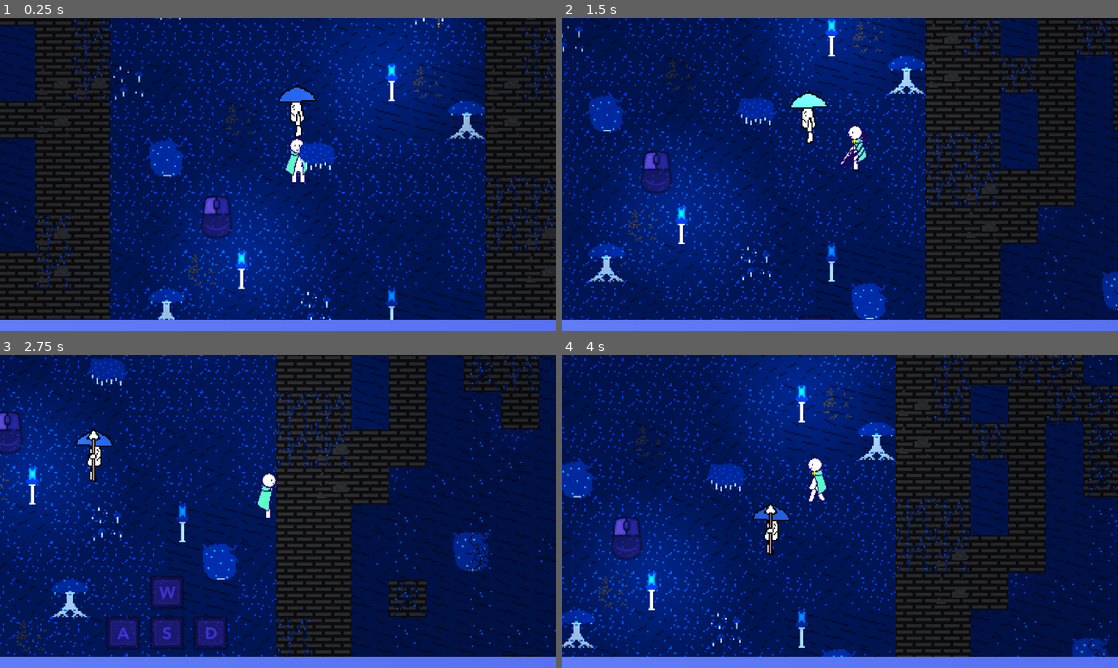
Above: before the commit, frames 1-4 (two rows, left to right).
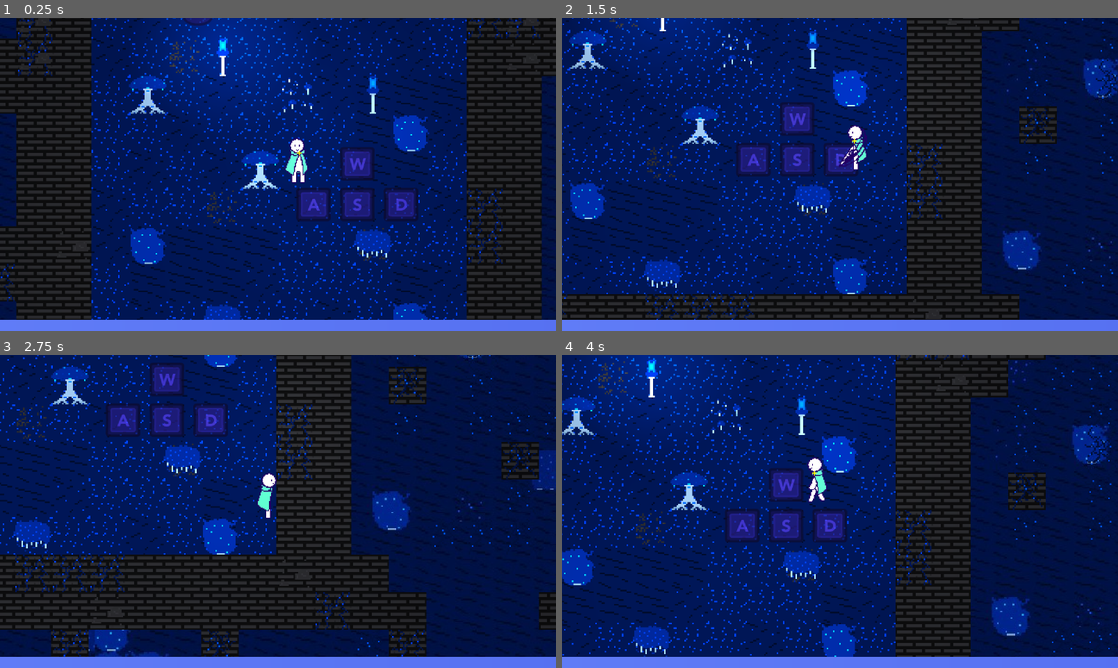
Above: after the commit, the same moments.

Repository: TerryTimes/Gratadica-demo
Game: Godot game, scene res://Scenes/Main Scenes/main.tscn
Same seed, same stepped clock (60 frames per second), same inputs: the game is played once before the commit and once after it. The engine's default icon, where the game draws it, is replaced by a stand-in: a white triangle on a blue panel in a dark square. Sound files missing from this copy of the repository are replaced by a short silence.
Inputs (mouse positions are in pixels of both pictures, inside the frame that each line leads up to):
- Up to frame 1 (0.25 s): no input
- Up to frame 2 (1.5 s): move the mouse to (962, 158) at 0.52 s; hold D (right) 0.53-1.28 s; click (962, 158) at 0.6 s; move the mouse to (728, 190) at 1.27 s; hold S (down) from 1.28 s (still down); click (728, 190) at 1.35 s
- Up to frame 3 (2.75 s): move the mouse to (333, 442) at 2.02 s; release S (down) at 2.03 s; hold D (right) from 2.03 s (still down); click (333, 442) at 2.1 s
- Up to frame 4 (4 s): move the mouse to (812, 574) at 2.77 s; release D (right) at 2.78 s; hold W (up) 2.78-3.53 s; click (812, 574) at 2.85 s; move the mouse to (1006, 558) at 3.52 s; hold A (left) from 3.53 s (still down); click (1006, 558) at 3.6 s

The runs differ from the first frame. In frame 1, 41% of the frame differs, in the area x 0-100%, y 0-97%; in frame 2, 43%; in frame 3, 40%; in frame 4, 38%.

Commit message:
spore spawn enemy added

Diff:
--- /dev/null
+++ b/Scenes/Entities/Enemies/sporespawn.tscn
@@ -0,0 +1,187 @@
+[gd_scene load_steps=26 format=3 uid="uid://t1rw7ys6yrl8"]
+
+[ext_resource type="Script" path="res://Resources/EnemyAI/base_enemy.gd" id="1_a8q0w"]
+[ext_resource type="Texture2D" uid="uid://2pju5uhhxyse" path="res://Assets/Enemies/sporespawn/Spore spawn left/Spore spawn smek left-1.png.png" id="2_t1exh"]
+[ext_resource type="Texture2D" uid="uid://b3b6vjidx8b3q" path="res://Assets/Enemies/sporespawn/Spore spawn left/Spore spawn smek left-2.png.png" id="3_crbqv"]
+[ext_resource type="Texture2D" uid="uid://bbxgwa7f5cfdb" path="res://Assets/Enemies/sporespawn/Spore spawn left/Spore spawn smek left-3.png.png" id="4_mhehd"]
+[ext_resource type="Texture2D" uid="uid://bqme5v8c23aht" path="res://Assets/Enemies/sporespawn/Spore spawn left/Spore spawn smek left-4.png.png" id="5_khhya"]
+[ext_resource type="Texture2D" uid="uid://bpvgydvbl1kvv" path="res://Assets/Enemies/sporespawn/Spore spawn right/Spore spawn smek right-1.png.png" id="6_2hado"]
+[ext_resource type="Texture2D" uid="uid://b1k3owt38hltq" path="res://Assets/Enemies/sporespawn/Spore spawn right/Spore spawn smek right-2.png.png" id="7_338yu"]
+[ext_resource type="Texture2D" uid="uid://bdxlv532cpw34" path="res://Assets/Enemies/sporespawn/Spore spawn right/Spore spawn smek right-3.png.png" id="8_0811p"]
+[ext_resource type="Texture2D" uid="uid://b6m38s2fkrx1d" path="res://Assets/Enemies/sporespawn/Spore spawn right/Spore spawn smek right-4.png.png" id="9_dssi8"]
+[ext_resource type="Texture2D" uid="uid://dghgovdpbihq5" path="res://Assets/Enemies/sporespawn/Spore spawn idle/Spore spawn idle0.png" id="9_jk23x"]
+[ext_resource type="Texture2D" uid="uid://deiq8yswprdru" path="res://Assets/Enemies/sporespawn/Spore spawn idle/Spore spawn idle1.png" id="10_m827s"]
+[ext_resource type="Texture2D" uid="uid://brheerqlouajf" path="res://Assets/Enemies/sporespawn/Spore spawn idle/Spore spawn idle2.png" id="11_gkxk8"]
+[ext_resource type="Texture2D" uid="uid://dyhbpmudlooni" path="res://Assets/Enemies/sporespawn/Spore spawn idle/Spore spawn idle3.png" id="12_piabk"]
+[ext_resource type="AudioStream" uid="uid://cbqovrnx3w0ej" path="res://Assets/Audio/SFX/alert.mp3" id="13_srj1g"]
+[ext_resource type="Texture2D" uid="uid://b1dsrgtd7ct45" path="res://Assets/Enemies/sporespawn/Spore spawn left/Spore Spawn Left_0.png" id="14_goh02"]
+[ext_resource type="Texture2D" uid="uid://vn3rwub1d741" path="res://Assets/Enemies/sporespawn/Spore spawn left/Spore Spawn Left_1.png" id="15_bj3sh"]
+[ext_resource type="Texture2D" uid="uid://xaurj00h65te" path="res://Assets/Enemies/sporespawn/Spore spawn left/Spore Spawn Left_2.png" id="16_rfcdj"]
+[ext_resource type="Texture2D" uid="uid://bdq100hjr1klm" path="res://Assets/Enemies/sporespawn/Spore spawn left/Spore Spawn Left_3.png" id="17_3i2dh"]
+[ext_resource type="Texture2D" uid="uid://b8qolxhhul5uu" path="res://Assets/Enemies/sporespawn/Spore spawn right/Spore Spawn Right-1.png.png" id="18_7grq5"]
+[ext_resource type="Texture2D" uid="uid://dfx0xp0bh71pr" path="res://Assets/Enemies/sporespawn/Spore spawn right/Spore Spawn Right-2.png.png" id="19_8lyus"]
+[ext_resource type="Texture2D" uid="uid://dffb2wwuajj0s" path="res://Assets/Enemies/sporespawn/Spore spawn right/Spore Spawn Right-3.png.png" id="20_i32x2"]
+[ext_resource type="Texture2D" uid="uid://d12svie4n3nhm" path="res://Assets/Enemies/sporespawn/Spore spawn right/Spore Spawn Right-4.png.png" id="21_jwm66"]
+
+[sub_resource type="CircleShape2D" id="CircleShape2D_n71su"]
+radius = 3.0
+
+[sub_resource type="RectangleShape2D" id="RectangleShape2D_t6mc7"]
+size = Vector2(36.3534, 30.573)
+
+[sub_resource type="SpriteFrames" id="SpriteFrames_svnq5"]
+animations = [{
+"frames": [{
+"duration": 1.0,
+"texture": ExtResource("2_t1exh")
+}, {
+"duration": 1.0,
+"texture": ExtResource("3_crbqv")
+}, {
+"duration": 1.0,
+"texture": ExtResource("4_mhehd")
+}, {
+"duration": 1.0,
+"texture": ExtResource("5_khhya")
+}],
+"loop": false,
+"name": &"attack-left",
+"speed": 10.0
+}, {
+"frames": [{
+"duration": 1.0,
+"texture": ExtResource("6_2hado")
+}, {
+"duration": 1.0,
+"texture": ExtResource("7_338yu")
+}, {
+"duration": 1.0,
+"texture": ExtResource("8_0811p")
+}, {
+"duration": 1.0,
+"texture": ExtResource("9_dssi8")
+}],
+"loop": false,
+"name": &"attack-right",
+"speed": 10.0
+}, {
+"frames": [{
+"duration": 1.0,
+"texture": ExtResource("9_jk23x")
+}, {
+"duration": 1.0,
+"texture": ExtResource("10_m827s")
+}, {
+"duration": 1.0,
+"texture": ExtResource("11_gkxk8")
+}, {
+"duration": 1.0,
+"texture": ExtResource("12_piabk")
+}],
+"loop": true,
+"name": &"idle",
+"speed": 5.0
+}, {
+"frames": [{
+"duration": 1.0,
+"texture": ExtResource("14_goh02")
+}, {
+"duration": 1.0,
+"texture": ExtResource("15_bj3sh")
+}, {
+"duration": 1.0,
+"texture": ExtResource("16_rfcdj")
+}, {
+"duration": 1.0,
+"texture": ExtResource("17_3i2dh")
+}, {
+"duration": 1.0,
+"texture": ExtResource("16_rfcdj")
+}, {
+"duration": 1.0,
+"texture": ExtResource("15_bj3sh")
+}],
+"loop": true,
+"name": &"move-left",
+"speed": 10.0
+}, {
+"frames": [{
+"duration": 1.0,
+"texture": ExtResource("18_7grq5")
+}, {
+"duration": 1.0,
+"texture": ExtResource("19_8lyus")
+}, {
+"duration": 1.0,
+"texture": ExtResource("20_i32x2")
+}, {
+"duration": 1.0,
+"texture": ExtResource("21_jwm66")
+}, {
+"duration": 1.0,
+"texture": ExtResource("20_i32x2")
+}, {
+"duration": 1.0,
+"texture": ExtResource("19_8lyus")
+}],
+"loop": true,
+"name": &"move-right",
+"speed": 10.0
+}]
+
+[node name="Enemy" type="CharacterBody2D" groups=["Enemies"]]
+rotation = 0.0011746
+scale = Vector2(1, 0.997814)
+collision_layer = 2
+collision_mask = 3
+motion_mode = 1
+slide_on_ceiling = false
+wall_min_slide_angle = 0.0
+safe_margin = 0.04
+script = ExtResource("1_a8q0w")
+speed = 50
+health = 10
+kb_resistance = 0.6
+stop_distance = 0.2
+aggression_radius = 50
+damage = 3
+attack_cooldown = 0.4
+
+[node name="CollisionShape2D" type="CollisionShape2D" parent="."]
+position = Vector2(-0.0046984, -4.00876)
+shape = SubResource("CircleShape2D_n71su")
+
+[node name="NavigationAgent2D" type="NavigationAgent2D" parent="."]
+path_desired_distance = 140.0
+target_desired_distance = 111.91
+radius = 67.32
+
+[node name="AttackHitbox" type="Area2D" parent="."]
+
+[node name="CollisionShape2D" type="CollisionShape2D" parent="AttackHitbox"]
+position = Vector2(-0.00528553, -5.01095)
+scale = Vector2(0.220094, 0.3)
+shape = SubResource("RectangleShape2D_t6mc7")
+debug_color = Color(0.894118, 0.290196, 0.352941, 0.419608)
+
+[node name="Timers" type="Node" parent="."]
+
+[node name="PathTimer" type="Timer" parent="Timers"]
+wait_time = 0.147
+autostart = true
+
+[node name="AttackTimer" type="Timer" parent="Timers"]
+one_shot = true
+
+[node name="AnimatedSprite2D" type="AnimatedSprite2D" parent="."]
+position = Vector2(-0.0046984, -4.00876)
+scale = Vector2(0.05, 0.05)
+sprite_frames = SubResource("SpriteFrames_svnq5")
+animation = &"attack-left"
+frame = 3
+frame_progress = 1.0
+
+[node name="Alert" type="AudioStreamPlayer2D" parent="."]
+stream = ExtResource("13_srj1g")
+
+[connection signal="timeout" from="Timers/PathTimer" to="." method="_on_path_timer_timeout"]
--- a/Scenes/Main Scenes/main.tscn
+++ b/Scenes/Main Scenes/main.tscn
@@ -635,7 +635,7 @@
 [node name="hud" parent="." instance=ExtResource("5_ew4ic")]
 
 [node name="Player" parent="." groups=["player"] instance=ExtResource("1_y74ln")]
-position = Vector2(-2, -56)
+position = Vector2(4, 12)
 speed = 50
 
 [connection signal="timeout" from="EnemyManager/Timers/SpawnEnemy" to="EnemyManager" method="_on_spawn_enemy_timeout"]
Binary file added: Assets/Enemies/sporespawn/Spore spawn down/Spore spawn down-1.png.png
Not shown, added: Assets/Enemies/sporespawn/Spore spawn down/Spore spawn down-1.png.png.import
Binary file added: Assets/Enemies/sporespawn/Spore spawn down/Spore spawn down-2.png.png
Not shown, added: Assets/Enemies/sporespawn/Spore spawn down/Spore spawn down-2.png.png.import
Binary file added: Assets/Enemies/sporespawn/Spore spawn down/Spore spawn down-3.png.png
Not shown, added: Assets/Enemies/sporespawn/Spore spawn down/Spore spawn down-3.png.png.import
Binary file added: Assets/Enemies/sporespawn/Spore spawn down/Spore spawn down-4.png.png
Not shown, added: Assets/Enemies/sporespawn/Spore spawn down/Spore spawn down-4.png.png.import
Binary file added: Assets/Enemies/sporespawn/Spore spawn down/Spore spawn down-5.png.png
Not shown, added: Assets/Enemies/sporespawn/Spore spawn down/Spore spawn down-5.png.png.import
Binary file added: Assets/Enemies/sporespawn/Spore spawn down/Spore spawn down-6.png.png
Not shown, added: Assets/Enemies/sporespawn/Spore spawn down/Spore spawn down-6.png.png.import
(and 72 more such lines)
